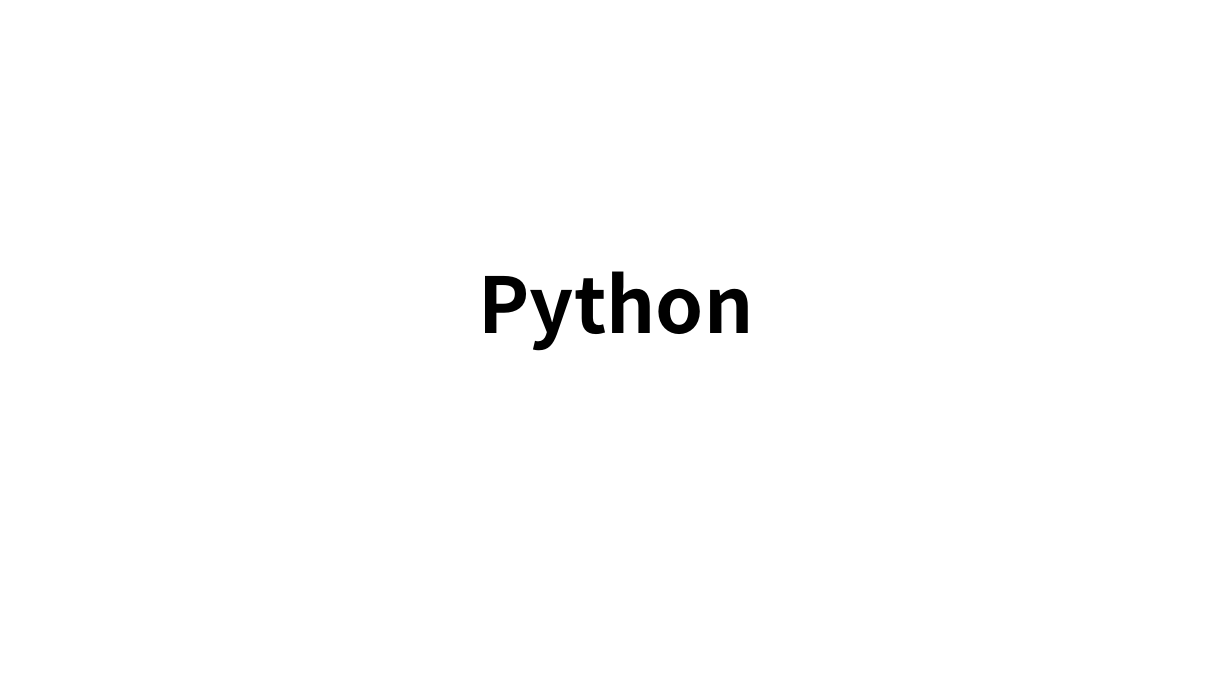
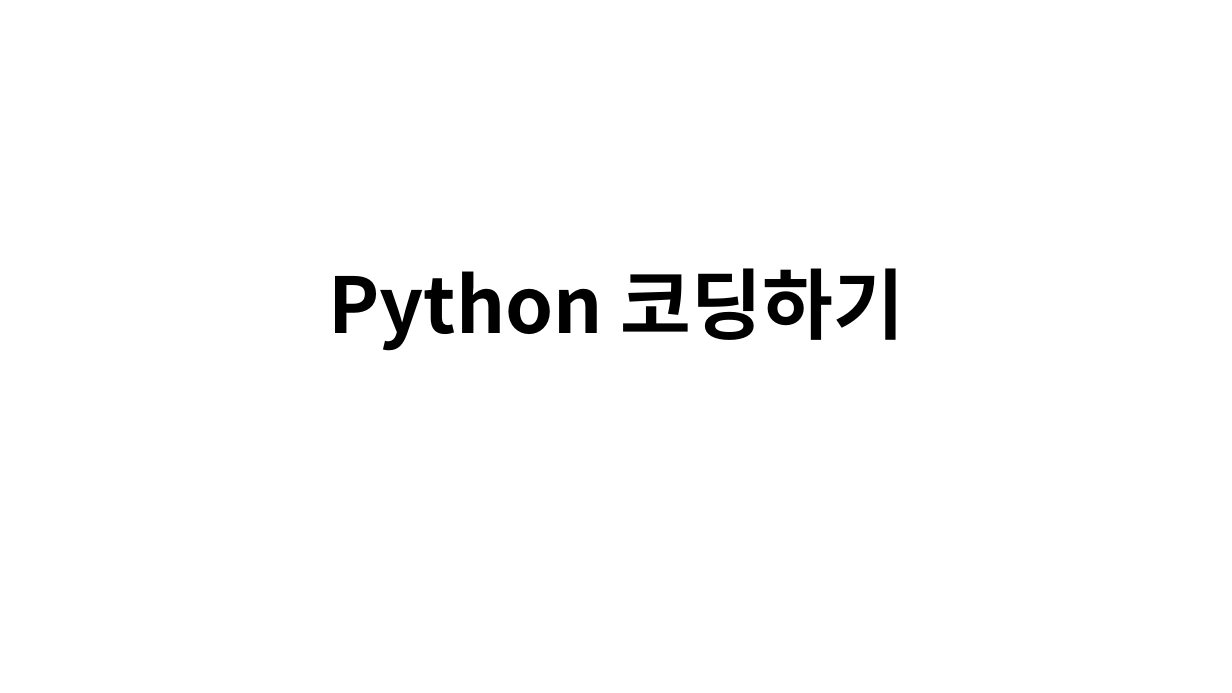
Before and after one commit to lolsaless/Python, a slide deck: slide 4 of 프롬프트 실습.pptx. Drawn at 1232x693 pixels with LibreOffice and Linux fonts; fonts in the diff are those of the drawing. Boxes give left, top, right and bottom in pixels: in the first picture for what was removed or moved away, otherwise in the second. Text is boxed around its words. In the diff, an @@ line names an element or a change of style, - is before the commit and + after.

```diff
--- a/프롬프트 실습.pptx
+++ b/프롬프트 실습.pptx
@@ title at (328,268,903,351): text changed @@
-Python
+Python 코딩하기
```
Also in this commit, not shown: 9 other slides changed, 4 slides added, 8 other files.
